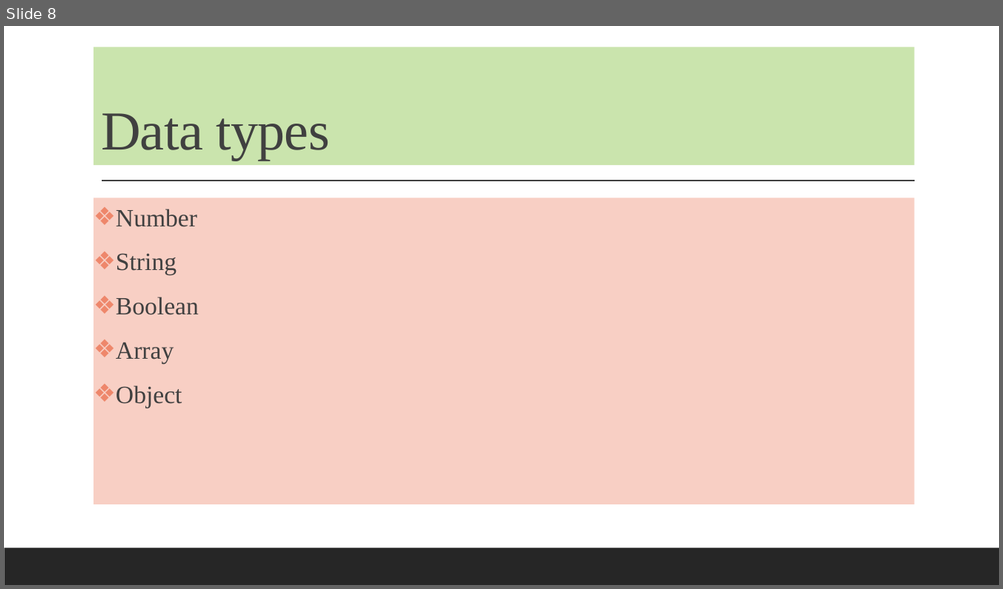
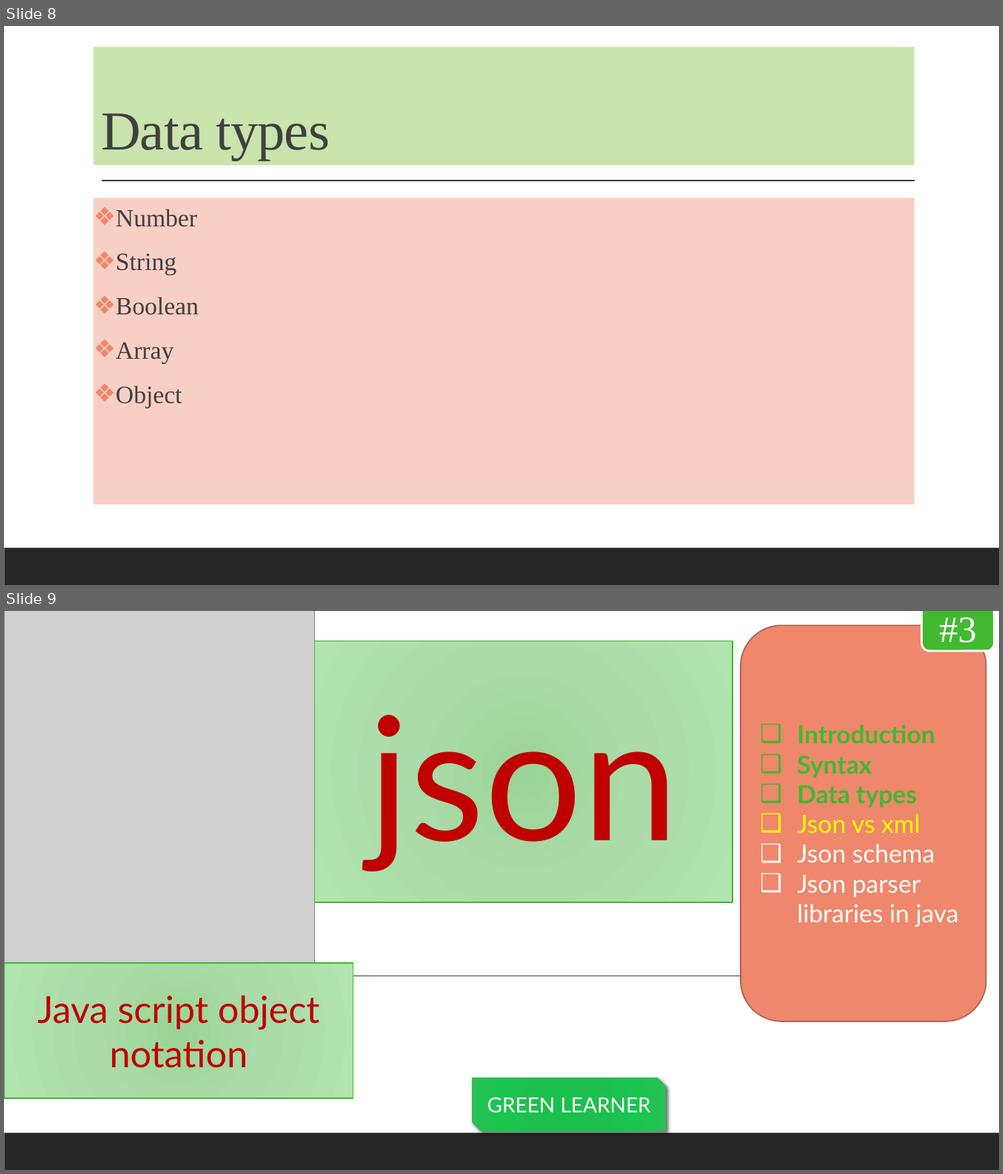
Before and after one commit to codefarm0/JSON, a slide deck: Json Tutorial.pptx. Shown one above the other, each under a label of ours: slide 8 before the commit, slides 8 and 9 after it. The pictures are 1003x589 and 1003x1174 pixels, drawn with LibreOffice and Linux fonts; fonts in the diff are those of the drawing; grey boxes stand for pictures; background and template pictures are left out. Boxes give left, top, right and bottom in pixels: in the first picture for what was removed or moved away, otherwise in the second. Text is boxed around its words. In the diff, an @@ line names an element or a change of style, - is before the commit and + after.

Commit message:
more about json

```diff
--- a/Json Tutorial.pptx
+++ b/Json Tutorial.pptx
@@ slide 9 added at box(4, 611, 999, 1170), background picture (left out); not listed: 1 template element that a slide beside it also shows @@
@@ picture added at box(4, 611, 314, 967) @@
@@ rounded rectangle added at box(740, 625, 986, 1022), fill #EE876B, outline #B0644F 1.25 pt, 24 pt, text #FFFFFF @@
+❑ Introduction
+❑ Syntax
+❑ Data types
+❑ Json vs xml
+❑ Json schema
+❑ Json parser libraries in java
@@ rounded rectangle added at box(922, 611, 994, 650), fill #41B930, outline #FFFFFF 2 pt, 36 pt, text #FFFFFF @@
+#3
@@ rectangle added at box(314, 641, 732, 903), fill gradient #9BD497 to #ABDCA9 to #B2E4AF, outline #41B930 1 pt, 166 pt, text #C00000 @@
+json
@@ rectangle added at box(4, 963, 353, 1098), fill gradient #9BD497 to #ABDCA9 to #B2E4AF, outline #41B930 1 pt, 36 pt, text #C00000 @@
+Java script object notation
@@ line added from (102, 976) to (908, 976), #404040 1 pt @@
@@ title added at box(108, 1004, 163, 1046), 60 pt, text #262626 @@
+ds
@@ snip diag rect added at box(472, 1078, 666, 1132), fill gradient #19C14B to #1DBF4D to #1AC54D to #29C156, 20 pt, text #FFFFFF @@
+GREEN LEARNER
```
Also in this commit, not shown: 12 other slides added, 15 other files.
